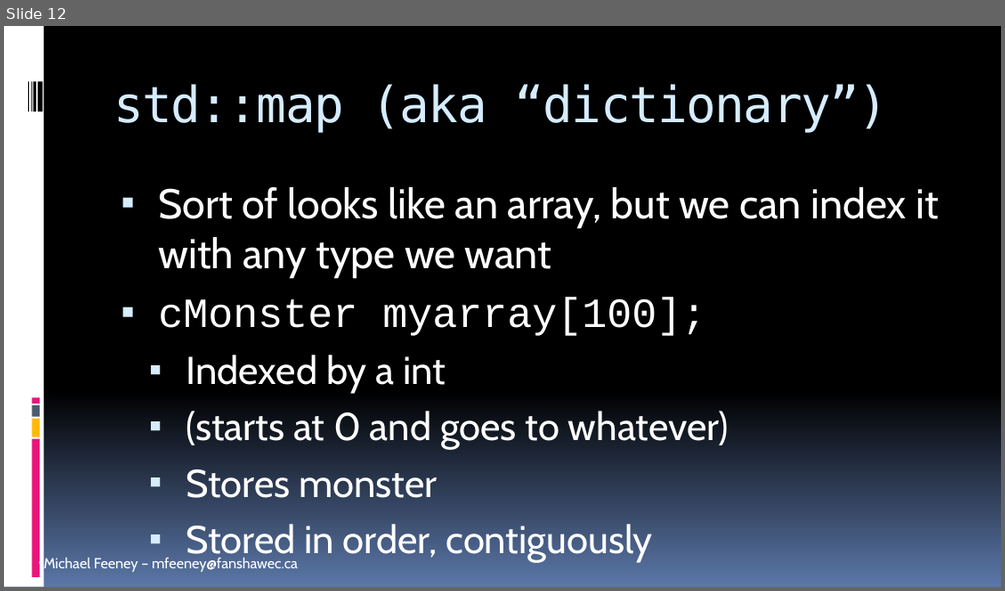
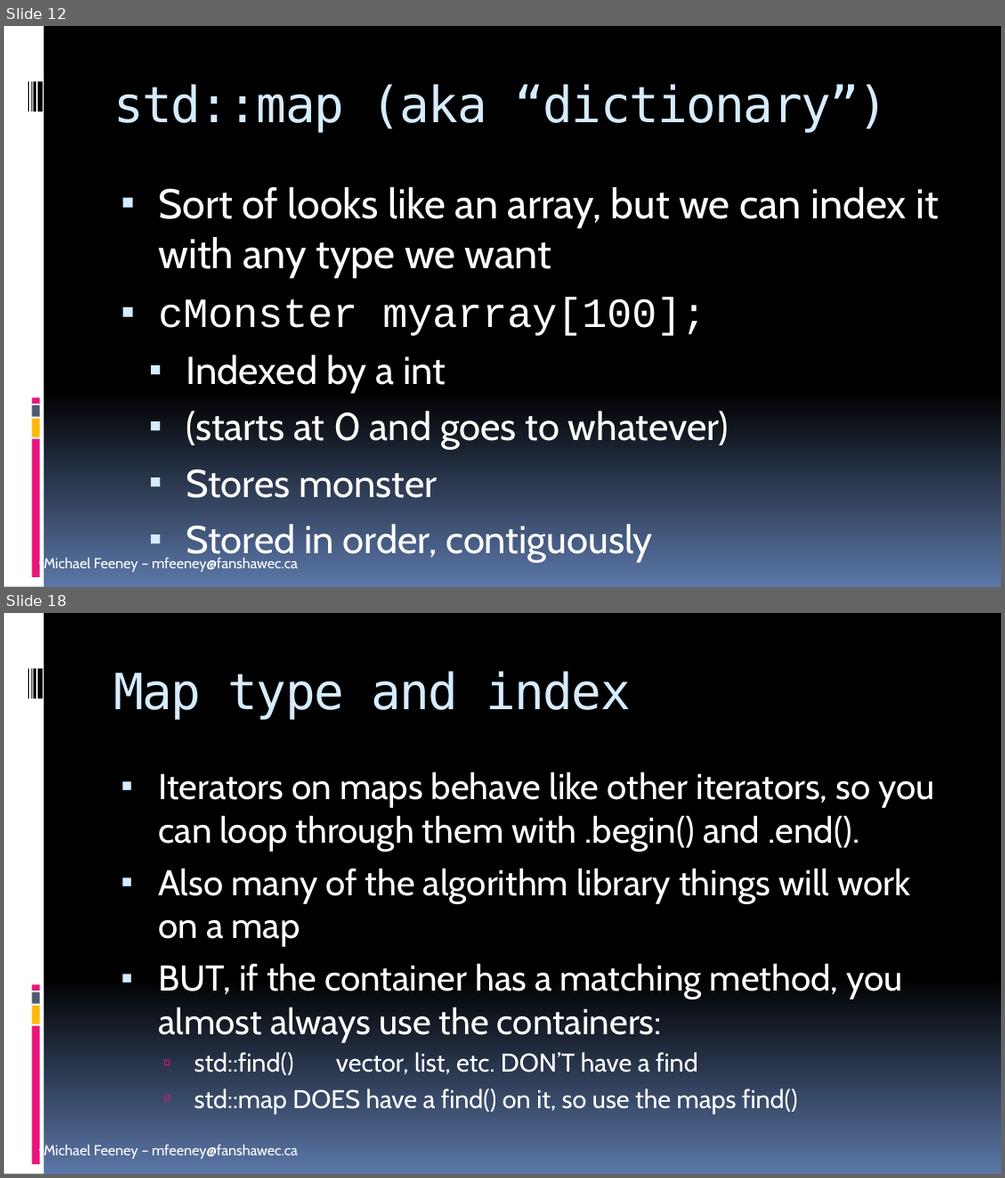
Before and after one commit to FeeneyCodes/GDP202425, a slide deck: 6044_FramPat/D2D/W01/INFO_6044_Engine_F24_W01D02_STL_Containers_1.pptx. Shown one above the other, each under a label of ours: slide 12 before the commit, slides 12 and 18 after it; the slides between them are not shown. The pictures are 1005x591 and 1005x1178 pixels, drawn with LibreOffice and Linux fonts; fonts in the diff are those of the drawing. Boxes give left, top, right and bottom in pixels: in the first picture for what was removed or moved away, otherwise in the second. Text is boxed around its words. In the diff, an @@ line names an element or a change of style, - is before the commit and + after.

Commit message:
Containers and inheritance

```diff
--- a/6044_FramPat/D2D/W01/INFO_6044_Engine_F24_W01D02_STL_Containers_1.pptx
+++ b/6044_FramPat/D2D/W01/INFO_6044_Engine_F24_W01D02_STL_Containers_1.pptx
@@ slide 18 added at (x1=4, y1=613, x2=1001, y2=1174), background gradient #000000 to #5B77A8; not listed: 10 template elements that a slide beside it also shows @@
@@ title added at (x1=113, y1=671, x2=630, y2=720), 36 pt, text #D6ECFF @@
+Map type and index
@@ text added at (x1=158, y1=771, x2=935, y2=1113), 25.9 pt, text #FFFFFF @@
+▪ Iterators on maps behave like other iterators, so you can loop through them with .begin() and .end().
+▪ Also many of the algorithm library things will work on a map
+▪ BUT, if the container has a matching method, you almost always use the containers:
+  ▫ std::find() vector, list, etc. DON’T have a find
+  ▫ std::map DOES have a find() on it, so use the maps find()
```
Also in this commit, not shown: 7 other slides added, 12 other files.
